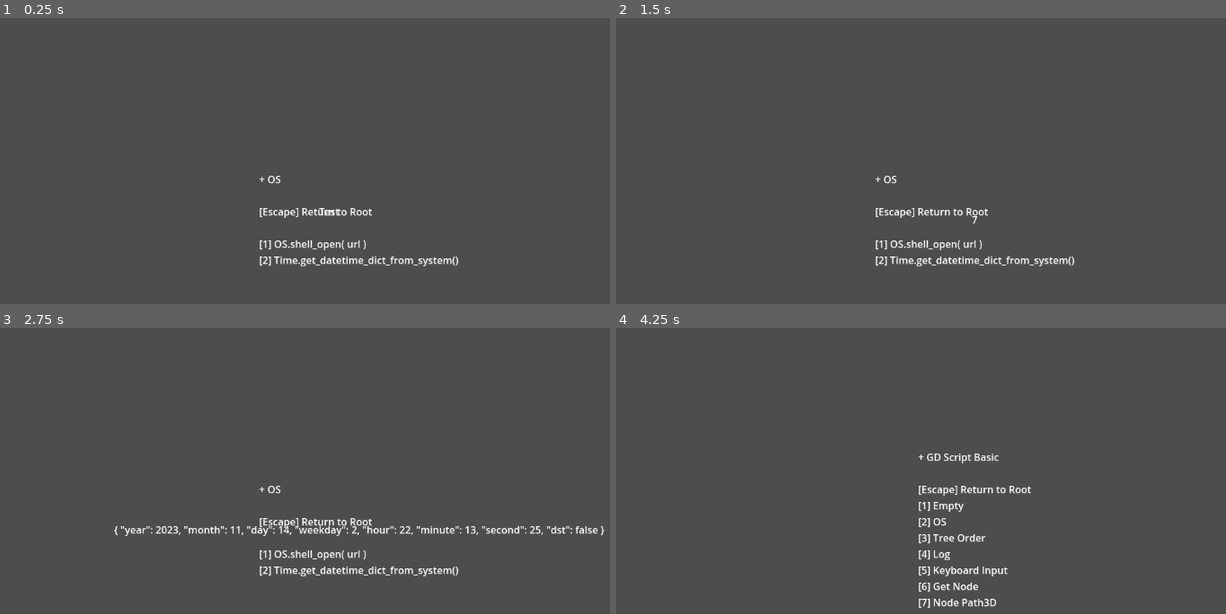
Above: before the commit, frames 1-4 (two rows, left to right).
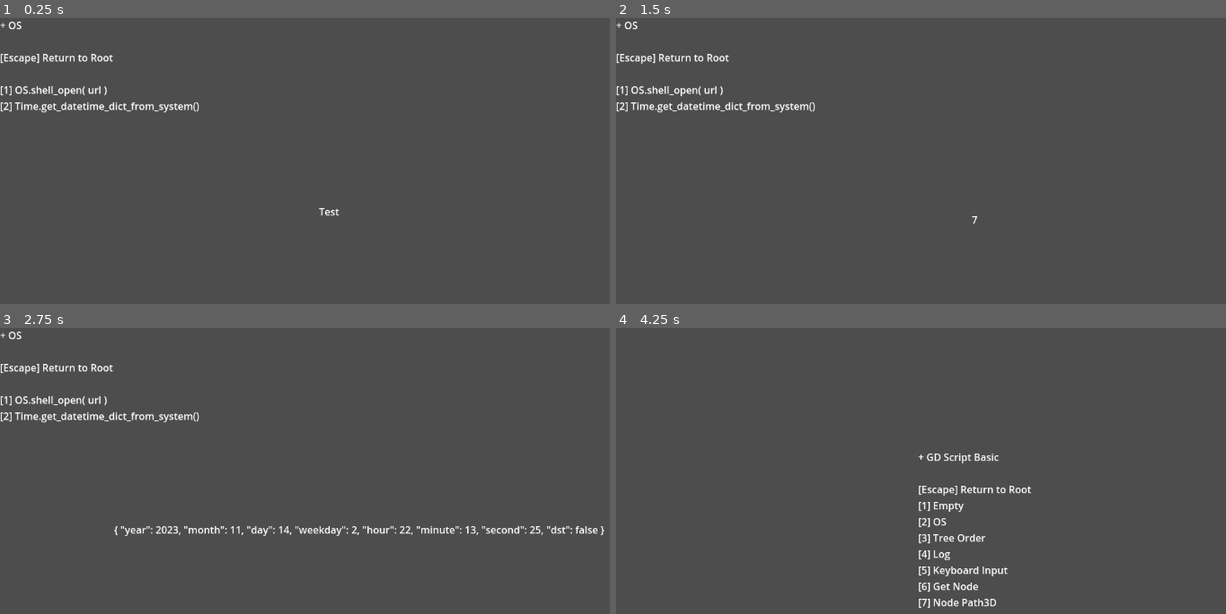
Above: after the commit, the same moments.

Repository: R2Road/godot_playground
Game: Godot game, scene res://gds_basic/gds_basic_OSScene.tscn
The game is run twice, just before and just after one commit, with the same random seed, the same clock (stepped at 60 frames per second) and the same inputs. This scene is started directly instead of the project's main scene.
Inputs:
- Up to frame 1 (0.25 s): no input
- Up to frame 2 (1.5 s): tap Enter at 0.5 s; hold D 0.53-1.28 s; tap 2 at 0.6 s; tap 1 at 0.8, 1.35 s; tap Space at 1.25 s; hold S from 1.28 s (still down)
- Up to frame 3 (2.75 s): tap 3 at 1.55, 2.1 s; tap Enter at 2 s; release S at 2.03 s; hold D from 2.03 s (still down); tap 2 at 2.3 s
- Up to frame 4 (4.25 s): tap Space at 2.75 s; tap 2 at 2.85 s; tap 1 at 3.05, 3.6 s; tap Enter at 3.5 s; release D at 3.53 s; hold A from 3.53 s (still down); tap 3 at 3.8 s; tap Escape at 4.15 s

The runs differ from the first frame. In frame 1, 2.1% of the frame differs, in the area x 0-76%, y 1-87%; in frame 2, 2.1%; in frame 3, 2.1%; in frame 4, nothing differs.

Commit message:
scene 세팅이 귀찮으니 스크립트만 붙이면 초기화 과정에서 label 을 붙여준다.

Diff:
--- a/2d_ground/gds_basic/gds_basic_OSScene.gd
+++ b/2d_ground/gds_basic/gds_basic_OSScene.gd
@@ -4,6 +4,10 @@
 
 ############################ Override ############################
 func _init():
+	super._init()
+
+	scene_type = eSceneType.TEST
+
 	playground_action_manager = PlayGroundActionManager.new( self, "OS", [
 		  PlayGroundAction.new_mover( "Return to Root",  Key.KEY_ESCAPE, "res://gds_basic/gds_basic_root.tscn" )
 		, PlayGroundAction.new_lf()
--- a/2d_ground/gds_basic/gds_basic_OSScene.tscn
+++ b/2d_ground/gds_basic/gds_basic_OSScene.tscn
@@ -1,16 +1,9 @@
-[gd_scene load_steps=2 format=2]
+[gd_scene load_steps=2 format=3 uid="uid://bcc2tw6temwea"]
 
-[ext_resource path="res://gds_basic/gds_basic_OSScene.gd" type="Script" id=1]
+[ext_resource type="Script" path="res://gds_basic/gds_basic_OSScene.gd" id="1"]
 
 [node name="gds_basic_OSScene" type="Node2D"]
-script = ExtResource( 1 )
-
-[node name="Summury" type="Label" parent="."]
-offset_right = 40.0
-offset_bottom = 14.0
-__meta__ = {
-"_edit_use_anchors_": false
-}
+script = ExtResource("1")
 
 [node name="Message" type="Label" parent="."]
 offset_left = 512.0
@@ -18,6 +11,3 @@
 offset_right = 539.0
 offset_bottom = 314.0
 text = "Test"
-__meta__ = {
-"_edit_use_anchors_": false
-}
--- a/2d_ground/gds_basic/gds_basic_root.gd
+++ b/2d_ground/gds_basic/gds_basic_root.gd
@@ -4,6 +4,10 @@
 
 ############################ Override ############################
 func _init():
+	super._init()
+
+	scene_type = eSceneType.ROOT
+
 	playground_action_manager = PlayGroundActionManager.new( self, "GD Script Basic", [
 		  PlayGroundAction.new_mover( "Return to Root", 	Key.KEY_ESCAPE, "res://playground_main.tscn" )
 		, PlayGroundAction.new_mover( "Empty",  			Key.KEY_1, 		"res://gds_basic/gds_basic_EmptyScene.tscn" )
--- a/2d_ground/gds_basic/gds_basic_root.tscn
+++ b/2d_ground/gds_basic/gds_basic_root.tscn
@@ -1,16 +1,6 @@
-[gd_scene load_steps=2 format=3]
+[gd_scene load_steps=2 format=3 uid="uid://xdlyhymfuf3q"]
 
 [ext_resource type="Script" path="res://gds_basic/gds_basic_root.gd" id="1"]
 
 [node name="gds_basic_RootScene" type="Node2D"]
-script = ExtResource( 1 )
-
-[node name="Summury" type="Label" parent="."]
-offset_left = 512.0
-offset_top = 300.0
-offset_right = 583.0
-offset_bottom = 314.0
-text = "Root Scene"
-__meta__ = {
-"_edit_use_anchors_": false
-}
+script = ExtResource("1")
--- a/2d_ground/gds_sound/gds_sound_root.gd
+++ b/2d_ground/gds_sound/gds_sound_root.gd
@@ -4,6 +4,10 @@
 
 ############################ Override ############################
 func _init():
+	super._init()
+
+	scene_type = eSceneType.ROOT
+
 	playground_action_manager = PlayGroundActionManager.new( self, "Sound", [
 		  PlayGroundAction.new_mover( "Return to Root",  Key.KEY_ESCAPE, "res://playground_main.tscn" )
 	] )
--- a/2d_ground/gds_sound/gds_sound_root.tscn
+++ b/2d_ground/gds_sound/gds_sound_root.tscn
@@ -4,7 +4,3 @@
 
 [node name="GDS_Sound_Root" type="Node2D"]
 script = ExtResource("1_wv1sd")
-
-[node name="Summury" type="Label" parent="."]
-offset_right = 40.0
-offset_bottom = 14.0
--- a/2d_ground/gds_ui/gds_ui_root.gd
+++ b/2d_ground/gds_ui/gds_ui_root.gd
@@ -4,6 +4,10 @@
 
 ############################ Override ############################
 func _init():
+	super._init()
+
+	scene_type = eSceneType.ROOT
+
 	playground_action_manager = PlayGroundActionManager.new( self, "UI", [
 		  PlayGroundAction.new_mover( "Return to Root",  Key.KEY_ESCAPE, "res://playground_main.tscn" )
 		, PlayGroundAction.new_mover( "Label",  Key.KEY_1, "res://gds_ui/gds_ui_LabelScene.tscn" )
--- a/2d_ground/playground_main.gd
+++ b/2d_ground/playground_main.gd
@@ -4,6 +4,10 @@
 
 ############################ Override ############################
 func _init():
+	super._init()
+
+	scene_type = eSceneType.ROOT
+
 	playground_action_manager = PlayGroundActionManager.new( self, "PlayGround", [
 		  PlayGroundAction.new_mover( "Exit",	Key.KEY_ESCAPE,	"res://playground_exit.tscn" )
 		, PlayGroundAction.new_lf()
--- a/2d_ground/playground_main.tscn
+++ b/2d_ground/playground_main.tscn
@@ -4,6 +4,3 @@
 
 [node name="PlayGround" type="Node2D"]
 script = ExtResource("1_1760w")
-
-[node name="Summury" type="Label" parent="."]
-text = "+ Play Ground"
--- a/2d_ground/playground_scene.gd
+++ b/2d_ground/playground_scene.gd
@@ -3,20 +3,38 @@
 
 
 ############################ Variable ############################
+enum eSceneType
+{
+	ROOT,
+	TEST,
+}
+
+
+
+############################ Variable ############################
+var scene_type : eSceneType = eSceneType.TEST
 var playground_action_manager : PlayGroundActionManager
 
 
 
 ############################ Override ############################
+func _init():
+	var label = Label.new()
+	label.name = "Summary"
+	add_child( label )
+
+
 func _ready():
 	set_process_input( true ) # is not need : default on
 
-	var summury_node = get_node( "Summury" )
-	summury_node.text = playground_action_manager.build_summary()
-	summury_node.set_position(
-		Vector2( get_viewport().size.x * 0.5, get_viewport().size.y * 0.5 )
-		- Vector2( summury_node.get_minimum_size().x * 0.5, summury_node.get_minimum_size().y * 0.5 )
-	)
+	var summary_node = get_node( "Summary" )
+	summary_node.text = playground_action_manager.build_summary()
+
+	if eSceneType.ROOT == scene_type:
+		summary_node.set_position(
+			Vector2( get_viewport().size.x * 0.5, get_viewport().size.y * 0.5 )
+			- Vector2( summary_node.get_minimum_size().x * 0.5, summary_node.get_minimum_size().y * 0.5 )
+		)
 
 
 func _input( event ):
